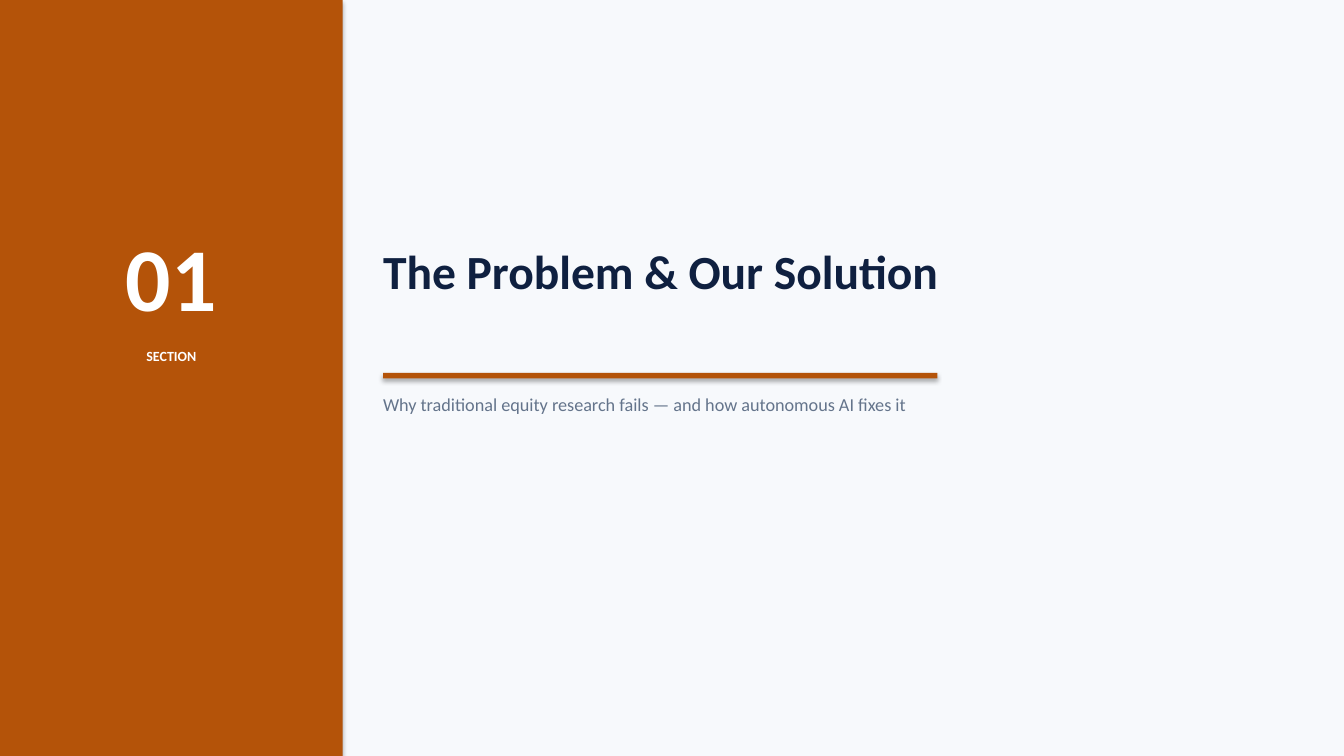
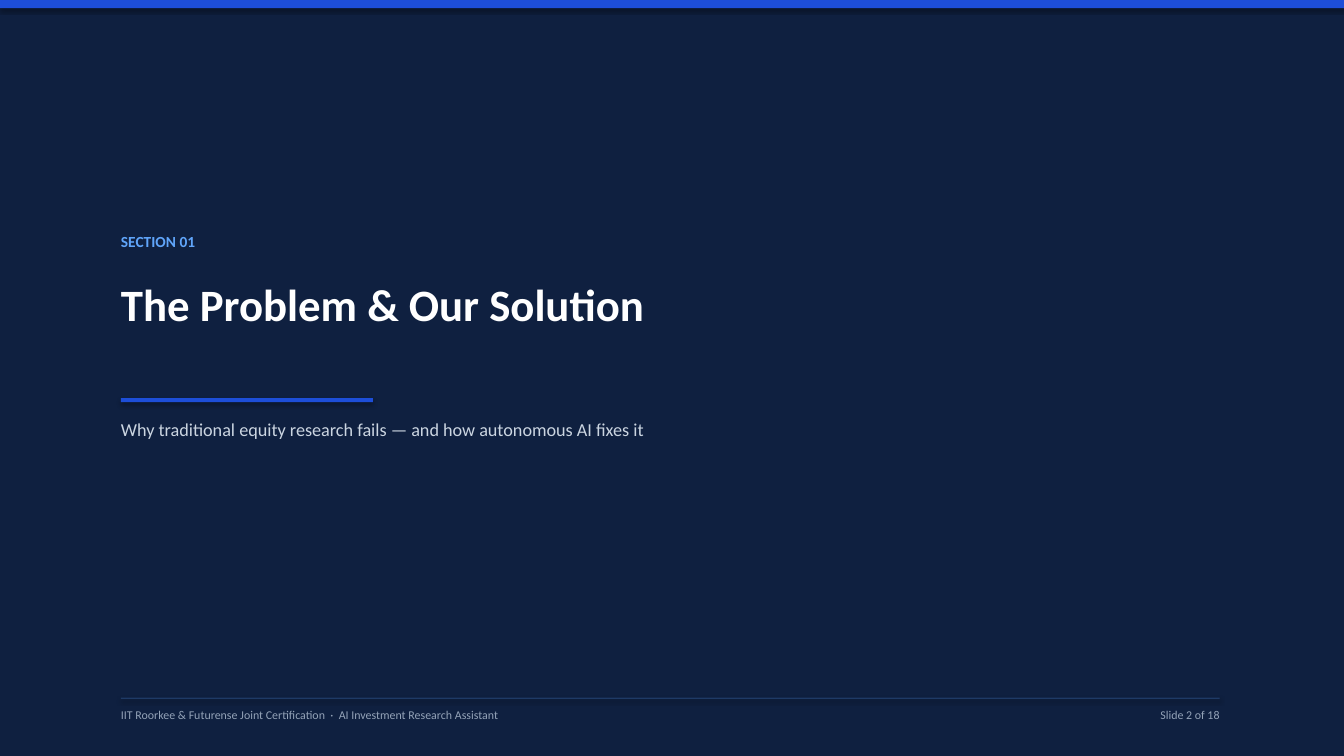
Before and after one commit to SagarTrimukhe/ai-investment-research-assistant, a slide deck: slide 2 of CAPSTONE_PROJECT_PRESENTATION.pptx. Drawn at 1344x756 pixels with LibreOffice and Linux fonts; fonts in the diff are those of the drawing. Boxes give left, top, right and bottom in pixels: in the first picture for what was removed or moved away, otherwise in the second. Text is boxed around its words. In the diff, an @@ line names an element or a change of style, - is before the commit and + after.

Commit message:
design: streamline presentation to clean, simple bullet format with executive styling

```diff
--- a/CAPSTONE_PROJECT_PRESENTATION.pptx
+++ b/CAPSTONE_PROJECT_PRESENTATION.pptx
@@ rectangle at [0, 0, 1344, 756]: fill #F7F9FC to #0F2040 @@
@@ rectangle removed at [0, 0, 343, 756] @@
@@ rectangle added at [0, 0, 1344, 8], fill #1D4ED8 @@
@@ text at [121, 237, 196, 247]: text changed; size 64 to 11 pt; text colour #FFFFFF to #60A5FA @@
-01
+SECTION 01
@@ text "The Problem & Our Solution": place and size @@
-text "The Problem & Our Solution" at [383, 255, 938, 290]
+text "The Problem & Our Solution" at [121, 289, 644, 322]
@@ text "The Problem & Our Solution" at [121, 289, 644, 322]: size 34 to 32 pt, text colour #0F2040 to #FFFFFF @@
@@ text removed at [146, 352, 196, 361] @@
-SECTION
@@ rectangle removed at [383, 373, 938, 379] @@
@@ text "Why traditional equity research fails ...": place and size @@
-text "Why traditional equity research fails ..." at [383, 398, 905, 414]
+text "Why traditional equity research fails ..." at [121, 423, 643, 439]
@@ text "Why traditional equity research fails ..." at [121, 423, 643, 439]: text colour #64748B to #CBD5E1 @@
@@ rectangle added at [121, 398, 373, 402], fill #1D4ED8 @@
@@ rectangle added at [121, 698, 1220, 699], fill #1E3A66 @@
@@ text added at [121, 711, 498, 719], 8.5 pt, text #94A3B8 @@
+IIT Roorkee & Futurense Joint Certification · AI Investment Research Assistant
@@ text added at [1160, 711, 1219, 719], 8.5 pt, text #94A3B8 @@
+Slide 2 of 18
```
Also in this commit, not shown: 15 other slides changed, 2 slides added, 2 slides removed.
